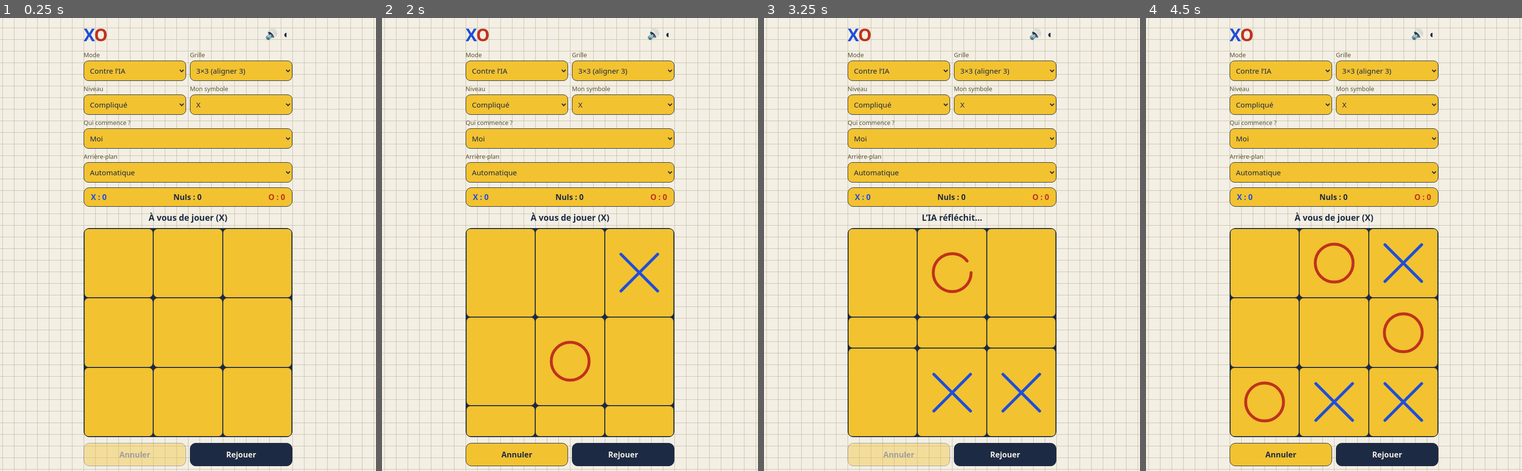
Above: before the commit, frames 1-4 (left to right).
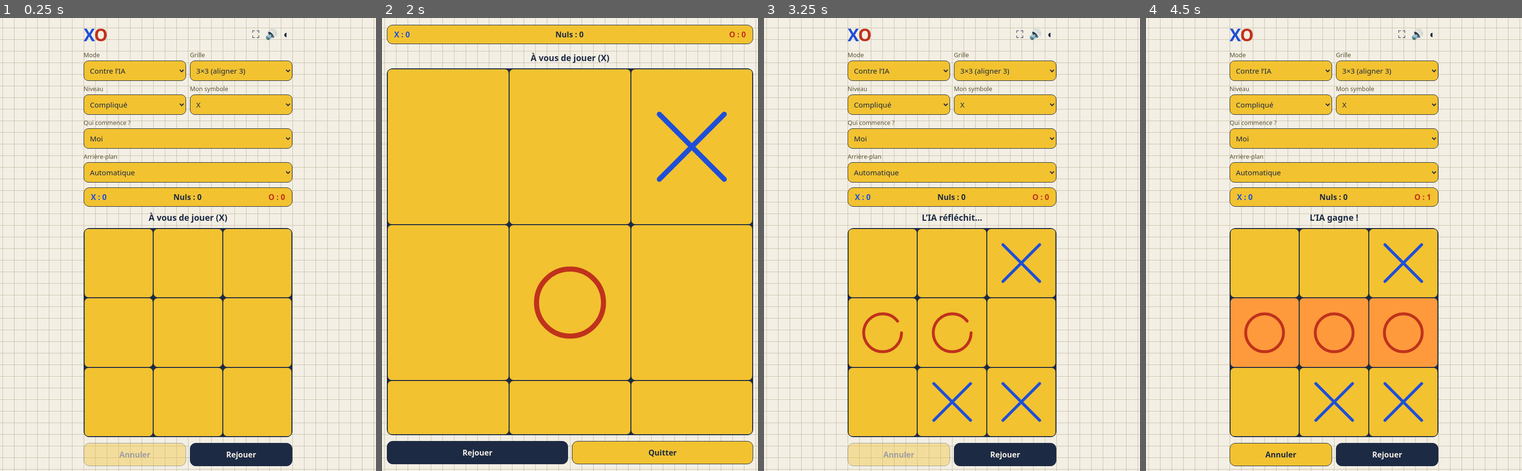
Above: after the commit, the same moments.

Repository: MahMoh1960/XO-Game-mahfoud
Game: browser game, page index.html
The game is run twice, just before and just after one commit, with the same random seed, the same clock (stepped at 60 frames per second) and the same inputs.
Inputs (mouse positions are in pixels of both pictures, inside the frame that each line leads up to):
- Up to frame 1 (0.25 s): no input
- Up to frame 2 (2 s): click "Case 1,3" at 1.27 s; click (637, 36) at 1.87 s, where only the run after the commit has a clickable "⛶"
- Up to frame 3 (3.25 s): click (1046, 452) at 2.02 s, where only the run after the commit has a clickable "Quitter"; click "Case 3,2" at 2.47 s; click "Case 3,3" at 3.07 s
- Up to frame 4 (4.5 s): click (1401, 262) at 3.67 s, where only the run after the commit has a clickable "Case 1,3 X"; click "Case 3,3 X" at 4.27 s

The runs differ from the first frame. In frame 1, less than 0.1% of the frame differs, in the area x 67-70%, y 2-5%; in frame 2, 56%, in the area x 1-99%, y 1-99%; in frame 3, 2.1%; in frame 4, 8.7%.

Commit message:
Add files via upload

Diff:
--- a/index.html
+++ b/index.html
@@ -45,12 +45,18 @@
 .act button{flex:1;font:inherit;font-weight:700;padding:12px;border-radius:12px;border:1px solid var(--ink);background:var(--card);color:var(--ink);cursor:pointer}
 .act button.p{background:var(--ink);color:var(--bg)}
 .act button:disabled{opacity:.4}
+.exit{display:none}
+body.fs header,body.fs .opts,body.fs #undo{display:none}
+body.fs main{max-width:none;min-height:100vh;min-height:100dvh;display:flex;flex-direction:column;justify-content:center;align-items:center}
+body.fs #board,body.fs .score,body.fs #status,body.fs .act{width:min(100%,calc(100vh - 200px))}
+body.fs #board,body.fs .score,body.fs #status,body.fs .act{width:min(100%,calc(100dvh - 200px))}
+body.fs .exit{display:block}
 </style>
 </head>
 <body>
 <main>
 <header><h1><span class="x">X</span><span class="o">O</span></h1>
-<div class="icons"><button id="snd" aria-label="Son">🔊</button><button id="thm" aria-label="Thème clair ou sombre">◐</button></div></header>
+<div class="icons"><button id="fsb" aria-label="Plein écran">⛶</button><button id="snd" aria-label="Son">🔊</button><button id="thm" aria-label="Thème clair ou sombre">◐</button></div></header>
 <div class="opts">
 <label>Mode<select id="mode"><option value="ai">Contre l’IA</option><option value="2p">À deux</option></select></label>
 <label>Grille<select id="size"><option value="3">3×3 (aligner 3)</option><option value="4">4×4 (aligner 4)</option><option value="5">5×5 (aligner 4)</option><option value="6">6×6 (aligner 5)</option></select></label>
@@ -62,7 +68,7 @@
 <div class="score"><span class="x" id="sx"></span><span id="sd"></span><span class="o" id="so"></span></div>
 <div id="status" aria-live="polite"></div>
 <div id="board"></div>
-<div class="act"><button id="undo">Annuler</button><button id="again" class="p">Rejouer</button></div>
+<div class="act"><button id="undo">Annuler</button><button id="again" class="p">Rejouer</button><button id="exit" class="exit">Quitter</button></div>
 </main>
 <script>
 var $=function(i){return document.getElementById(i)};
@@ -132,6 +138,12 @@
 PRE.forEach(function(p,i){var o=document.createElement("option");o.value=i;o.textContent=p[0];$("bgc").appendChild(o)});
 $("bgc").onchange=function(){applyBg(+this.value)};
 try{var s=+localStorage.getItem("xo-bg");if(s>0&&s<PRE.length){$("bgc").value=s;applyBg(s)}}catch(e){}
+function setFs(on){document.body.classList.toggle("fs",on);try{var d=document,e=d.documentElement,p;
+if(on){var f=e.requestFullscreen||e.webkitRequestFullscreen;if(f)p=f.call(e)}
+else if(d.fullscreenElement||d.webkitFullscreenElement){var g=d.exitFullscreen||d.webkitExitFullscreen;if(g)p=g.call(d)}
+if(p&&p.catch)p.catch(function(){})}catch(x){}}
+$("fsb").onclick=function(){setFs(true)};$("exit").onclick=function(){setFs(false)};
+document.addEventListener("fullscreenchange",function(){if(!document.fullscreenElement)document.body.classList.remove("fs")});
 if("serviceWorker" in navigator){window.addEventListener("load",function(){navigator.serviceWorker.register("sw.js").catch(function(){})})}
 newGame(true);
 </script>
--- a/sw.js
+++ b/sw.js
@@ -1,4 +1,4 @@
-const CACHE = "xo-v1";
+const CACHE = "xo-v2";
 const FILES = ["./", "./index.html", "./manifest.json", "./icon-192.png", "./icon-512.png"];
 
 self.addEventListener("install", (e) => {
@@ -15,18 +15,16 @@
   self.clients.claim();
 });
 
+// Réseau d'abord (pour recevoir les mises à jour), cache en secours hors connexion
 self.addEventListener("fetch", (e) => {
   if (e.request.method !== "GET") return;
   e.respondWith(
-    caches.match(e.request).then((hit) => {
-      if (hit) return hit;
-      return fetch(e.request)
-        .then((res) => {
-          const copy = res.clone();
-          caches.open(CACHE).then((c) => c.put(e.request, copy));
-          return res;
-        })
-        .catch(() => caches.match("./index.html"));
-    })
+    fetch(e.request)
+      .then((res) => {
+        const copy = res.clone();
+        caches.open(CACHE).then((c) => c.put(e.request, copy));
+        return res;
+      })
+      .catch(() => caches.match(e.request).then((hit) => hit || caches.match("./index.html")))
   );
 });
